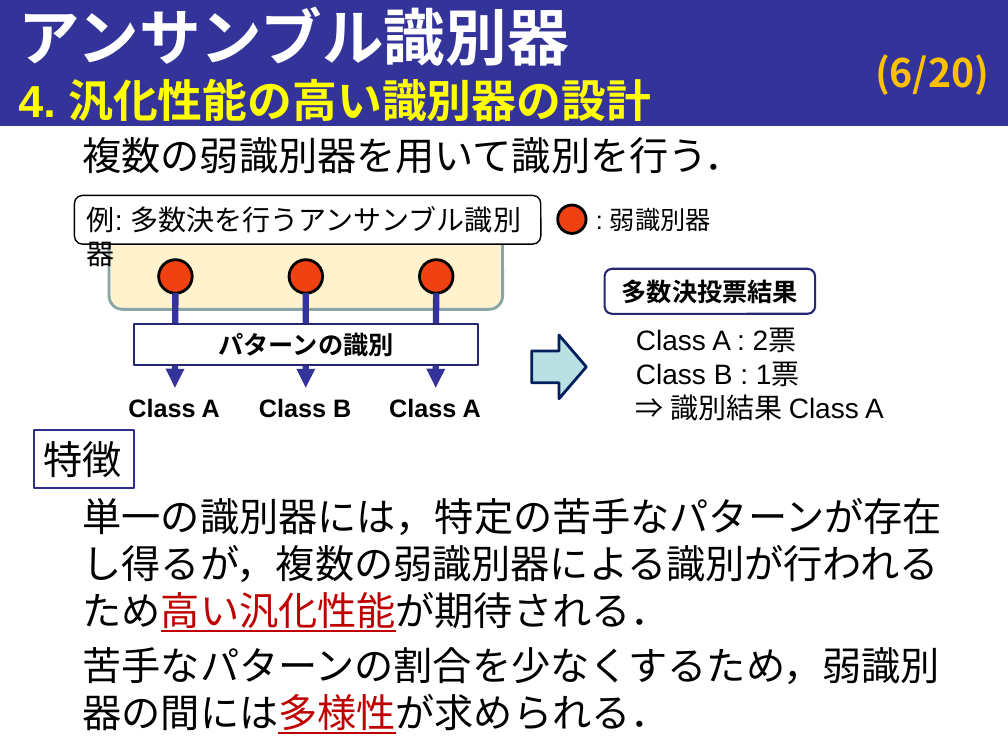
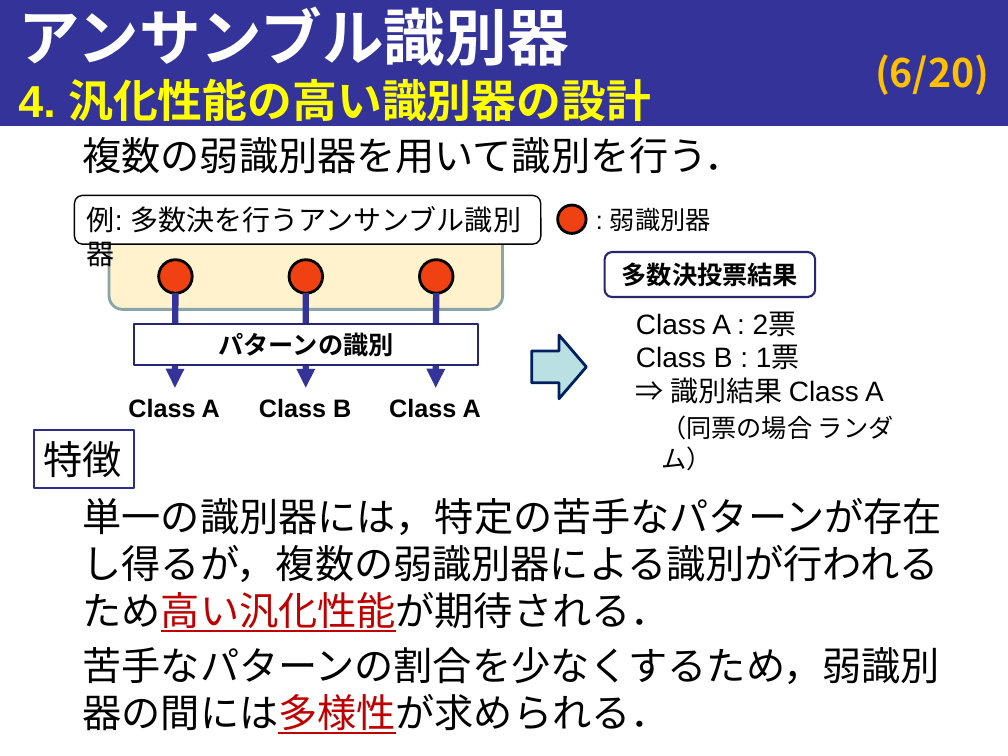
Before and after one commit to onikUone/Junior_slides, a slide deck: slide 6 of omozaki_v2.pptx. Drawn at 1008x756 pixels with LibreOffice and Linux fonts; fonts in the diff are those of the drawing. Boxes give left, top, right and bottom in pixels: in the first picture for what was removed or moved away, otherwise in the second. Text is boxed around its words. In the diff, an @@ line names an element or a change of style, - is before the commit and + after.

```diff
--- a/omozaki_v2.pptx
+++ b/omozaki_v2.pptx
@@ rounded rectangle "多数決投票結果": place and size @@
-rounded rectangle "多数決投票結果" at [605,269,815,314]
+rounded rectangle "多数決投票結果" at [605,252,815,297]
@@ text "Class A : 2票": place and size @@
-text "Class A : 2票" at [636,329,884,421]
+text "Class A : 2票" at [636,312,884,404]
@@ text added at [661,415,894,471], 18 pt, text #000000 @@
+（同票の場合 ランダム）
```
Also in this commit, not shown: 4 other slides changed, 7 slides added, 4 slides removed.
